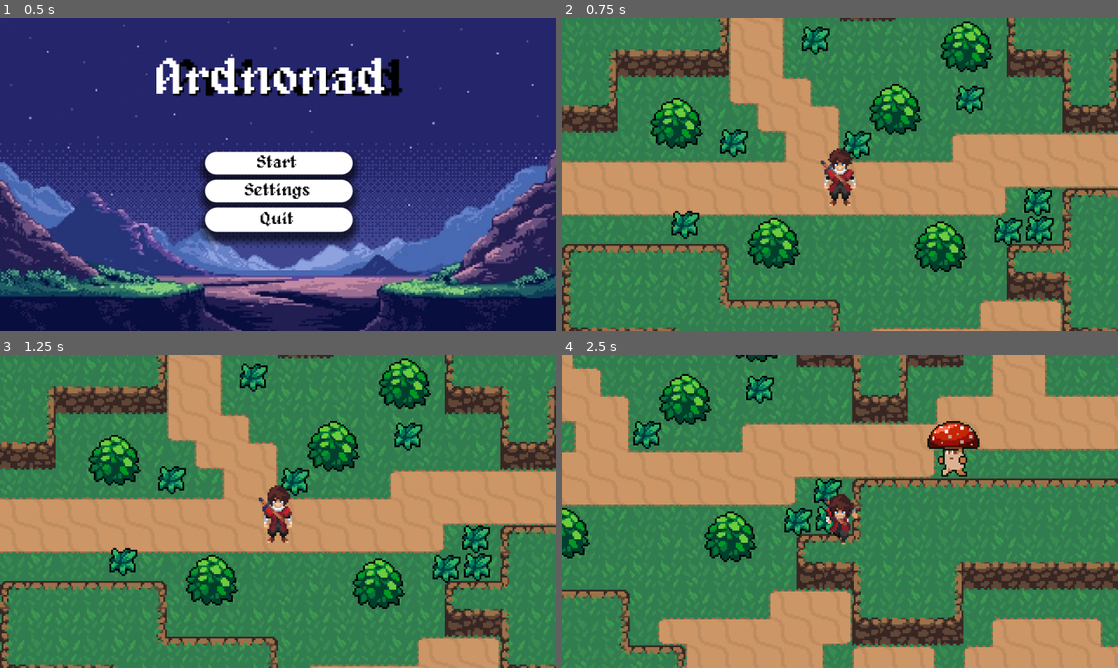
Above: before the commit, frames 1-4 (two rows, left to right).
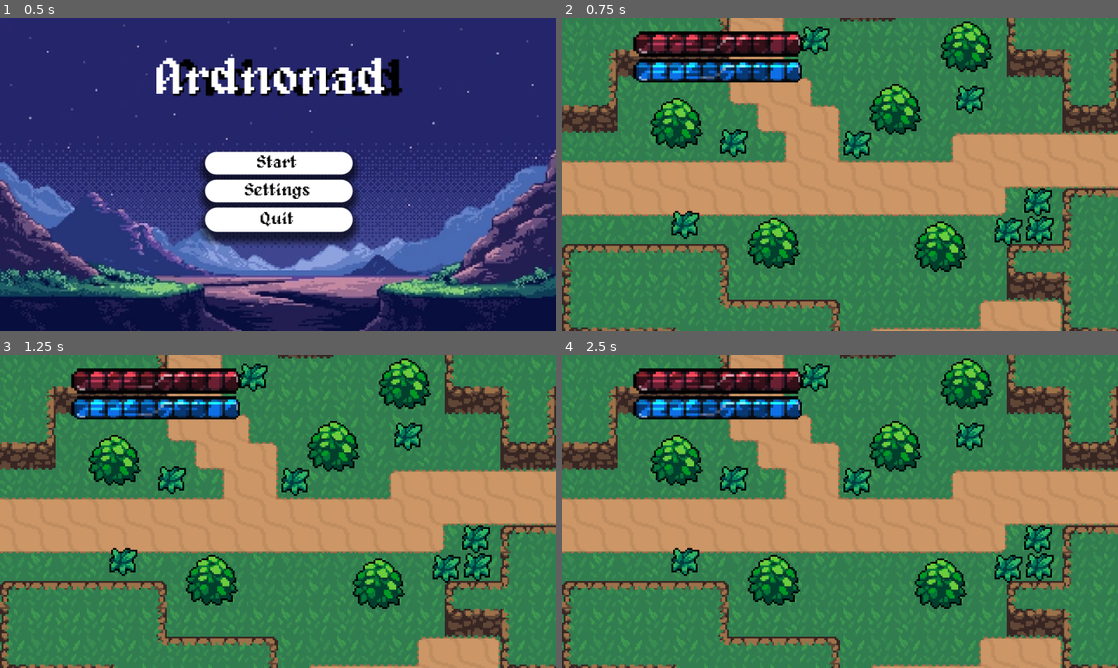
Above: after the commit, the same moments.

Repository: MisterBaiter/bobabobek
Game: Godot game, scene res://menu.tscn
Two runs of this game, one before a commit and one after it. Both use one fixed random seed, a clock stepped at 60 frames per second and the inputs below.
Inputs:
- Up to frame 1 (0.5 s): no input
- Up to frame 2 (0.75 s): click "Start" at 0.5 s
- Up to frame 3 (1.25 s): no input
- Up to frame 4 (2.5 s): hold Right (ui_right) 1.28-2.03 s; hold Down (ui_down) from 2.03 s (still down)

Frame 1 is identical in both runs. In frame 2, 5.4% of the frame differs, in the area x 12-53%, y 4-60%; in frame 3, 5.4%; in frame 4, 72%, in the area x 0-100%, y 0-100%.
Error after the commit: Parse Error: Identifier "isHurt" not declared in the current scope. (res://Player/Player.gd:143)

Commit message:
přidal jsem Healthbar a script k tomu + jsem přidal něco k Player
kys Dane

Diff:
--- /dev/null
+++ b/Player/HealtBar.gd
@@ -0,0 +1 @@
+extends ProgressBar
--- a/Player/Player.gd
+++ b/Player/Player.gd
@@ -1,4 +1,8 @@
 extends CharacterBody2D
+
+class_name Player
+
+signal healthChanged
 
 @onready var animated_sprite = $AnimatedSprite2D
 
@@ -11,6 +15,9 @@
 var speed: int =  175
 var attack_cooldown := 0.5
 var attack_timer := 0.0
+
+@export var maxHealth = 30
+@onready var currentHealth: int = maxHealth
 
 # při spuštění:
 func _ready():
@@ -127,3 +134,11 @@
 	# přehraje animaci
 	if animated_sprite.sprite_frames.has_animation(animation_name):
 		animated_sprite.play(animation_name)
+
+func hurtByEnemy(area):
+	currentHealth -= 10
+	if currentHealth < 0:
+		currentHealth = maxHealth
+
+	isHurt = true
+	healthChanged.emit()
--- a/Player/Player.tscn
+++ b/Player/Player.tscn
@@ -10,6 +10,7 @@
 
 [node name="Player" type="CharacterBody2D"]
 script = ExtResource("1_o34jw")
+maxHealth = null
 
 [node name="Camera2D" type="Camera2D" parent="."]
 
--- /dev/null
+++ b/Player/healthbar.gd
@@ -0,0 +1 @@
+extends ProgressBar
--- a/World.tscn
+++ b/World.tscn
@@ -8,6 +8,9 @@
 [ext_resource type="PackedScene" uid="uid://d0h37aga8shlr" path="res://World/grass.tscn" id="6_p1v5b"]
 [ext_resource type="PackedScene" uid="uid://dvk6cqtgapx3e" path="res://menu2.tscn" id="7_wygdx"]
 [ext_resource type="PackedScene" uid="uid://xjn6v1p0ei16" path="res://Enemies/Mushroom/enemy_mush.tscn" id="8_bah7m"]
+[ext_resource type="Script" uid="uid://c44audidwnomw" path="res://healthbar.gd" id="9_fv4w7"]
+[ext_resource type="Texture2D" uid="uid://x1qy5vtodwsn" path="res://UI/Pulsing Heart/Health Bar Empty.png" id="9_kva58"]
+[ext_resource type="Texture2D" uid="uid://c1gayr4sq14cq" path="res://UI/Pulsing Heart/Health Bar Full.png" id="10_fvag4"]
 
 [sub_resource type="TileSetAtlasSource" id="TileSetAtlasSource_js7pq"]
 resource_name = "Sand"
@@ -883,6 +886,7 @@
 [node name="Player" parent="Ovrwrld" instance=ExtResource("2_2dftf")]
 position = Vector2(160, 88)
 collision_layer = 3
+maxHealth = null
 
 [node name="Bushes" type="Node2D" parent="Ovrwrld"]
 y_sort_enabled = true
@@ -1041,3 +1045,28 @@
 
 [node name="Pausemenu" parent="CanvasLayer" instance=ExtResource("7_wygdx")]
 visible = false
+
+[node name="CanvasLayer2" type="CanvasLayer" parent="."]
+
+[node name="Healthbar" type="ProgressBar" parent="CanvasLayer2"]
+visible = false
+offset_left = -160.0
+offset_top = -90.0
+offset_right = -75.0
+offset_bottom = -63.0
+scale = Vector2(1, 0.1)
+value = 100.0
+
+[node name="TextureProgressBar" type="TextureProgressBar" parent="CanvasLayer2" node_paths=PackedStringArray("player")]
+offset_top = -1.0
+offset_right = 140.0
+offset_bottom = 39.0
+nine_patch_stretch = true
+stretch_margin_left = 4
+stretch_margin_top = 4
+stretch_margin_right = 4
+stretch_margin_bottom = 4
+texture_under = ExtResource("9_kva58")
+texture_over = ExtResource("10_fvag4")
+script = ExtResource("9_fv4w7")
+player = NodePath("../../Ovrwrld/Player")
--- /dev/null
+++ b/healthbar.gd
@@ -0,0 +1,11 @@
+extends TextureProgressBar
+
+@export var player:Player
+
+func _ready():
+	player.healthChanged.connect(update)
+	update()
+
+
+func update():
+	value = player.currenHealth * 100 / player.maxHealth
Not shown, added: Player/HealtBar.gd.uid
Not shown, added: Player/healthbar.gd.uid
Binary file added: UI/Pulsing Heart/Health Bar Empty Aseprite.aseprite
Binary file added: UI/Pulsing Heart/Health Bar Empty.png
Not shown, added: UI/Pulsing Heart/Health Bar Empty.png.import
Binary file added: UI/Pulsing Heart/Health Bar Full Aseprite.aseprite
Binary file added: UI/Pulsing Heart/Health Bar Full.png
Not shown, added: UI/Pulsing Heart/Health Bar Full.png.import
Binary file added: UI/Pulsing Heart/HeartSpriteSheet.png
Not shown, added: UI/Pulsing Heart/HeartSpriteSheet.png.import
Binary file added: UI/Pulsing Heart/Pulsing Heart Anim Aseprite.aseprite
Binary file added: UI/Pulsing Heart/PulsingHeart.gif
(and 3 more such lines)
